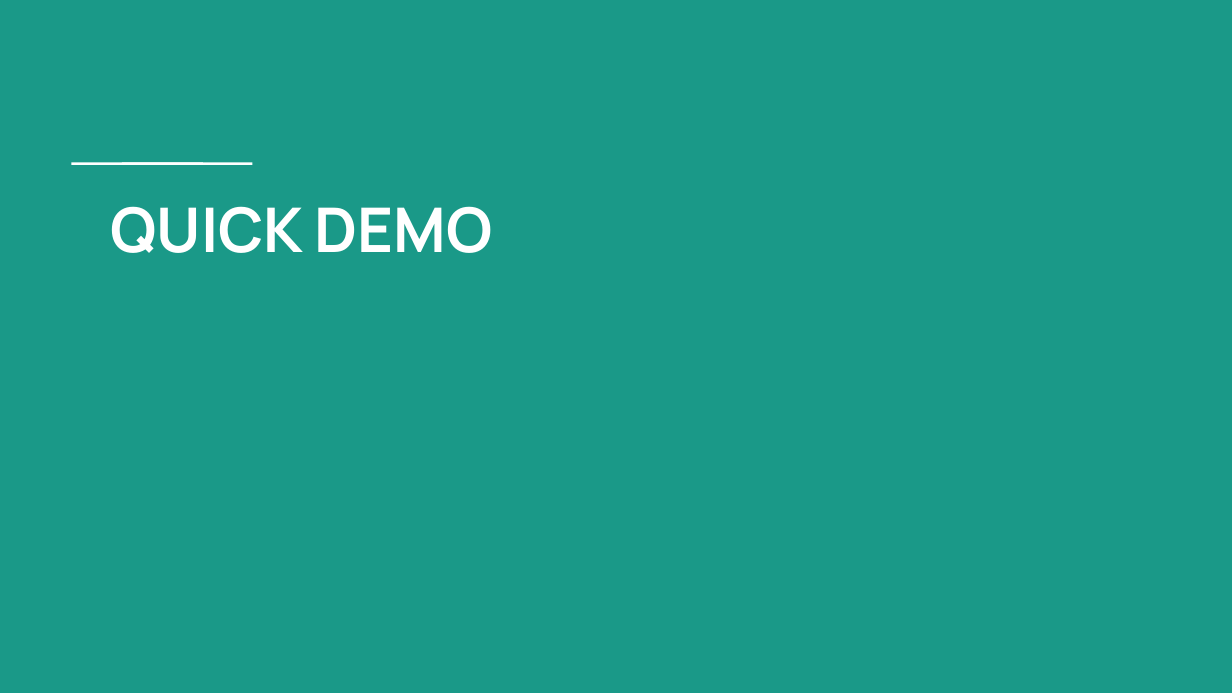
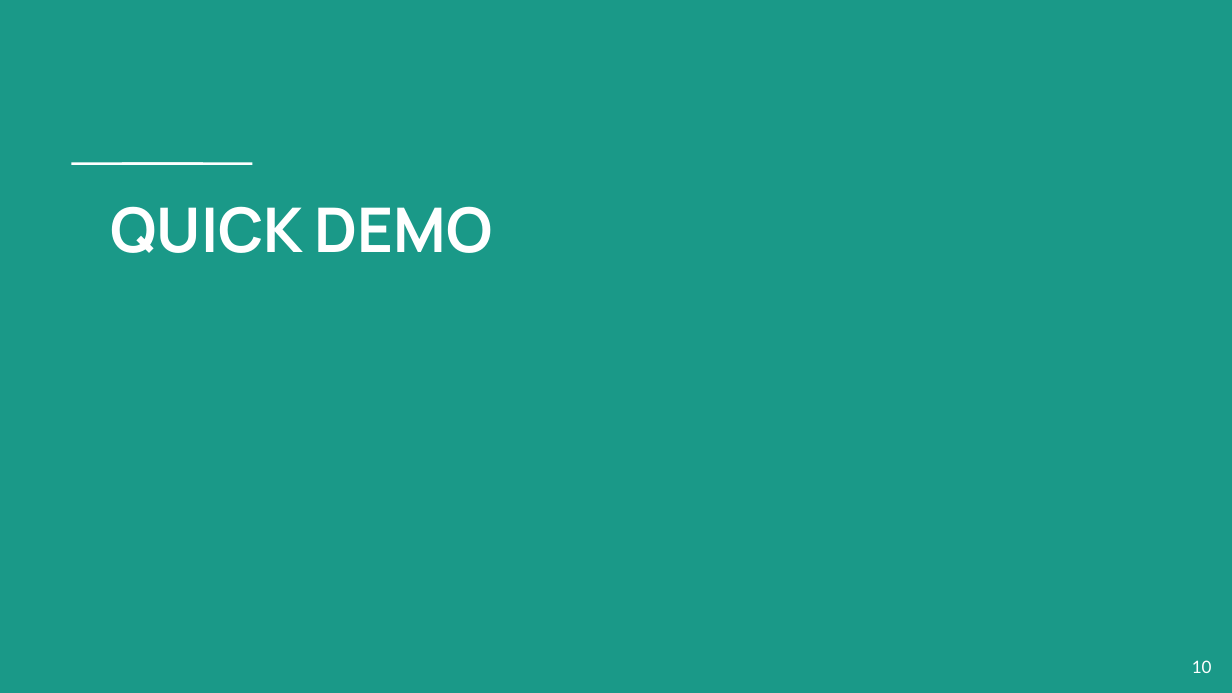
Before and after one commit to aaabduali/Heart-Disease-Prediction, a slide deck: slide 10 of Supervised Machine Learning Approach to Heart Disease Detection.pptx. Drawn at 1232x693 pixels with LibreOffice and Linux fonts; fonts in the diff are those of the drawing. Boxes give left, top, right and bottom in pixels: in the first picture for what was removed or moved away, otherwise in the second. Text is boxed around its words. In the diff, an @@ line names an element or a change of style, - is before the commit and + after.

```diff
--- a/Supervised Machine Learning Approach to Heart Disease Detection.pptx
+++ b/Supervised Machine Learning Approach to Heart Disease Detection.pptx
@@ page number added at (x1=1192, y1=660, x2=1212, y2=673), 10 pt, text #FFFFFF @@
+10
```
Also in this commit, not shown: 9 other slides changed.
